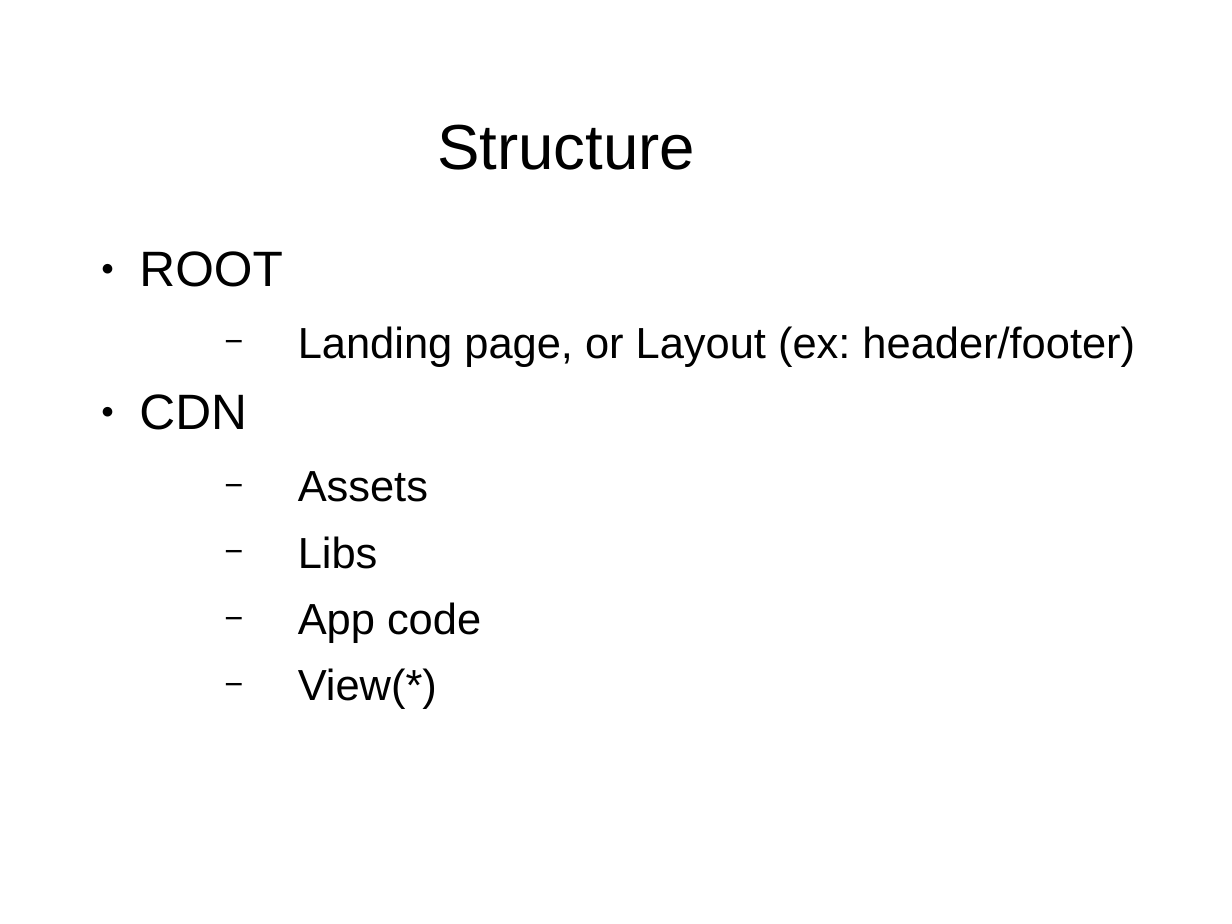
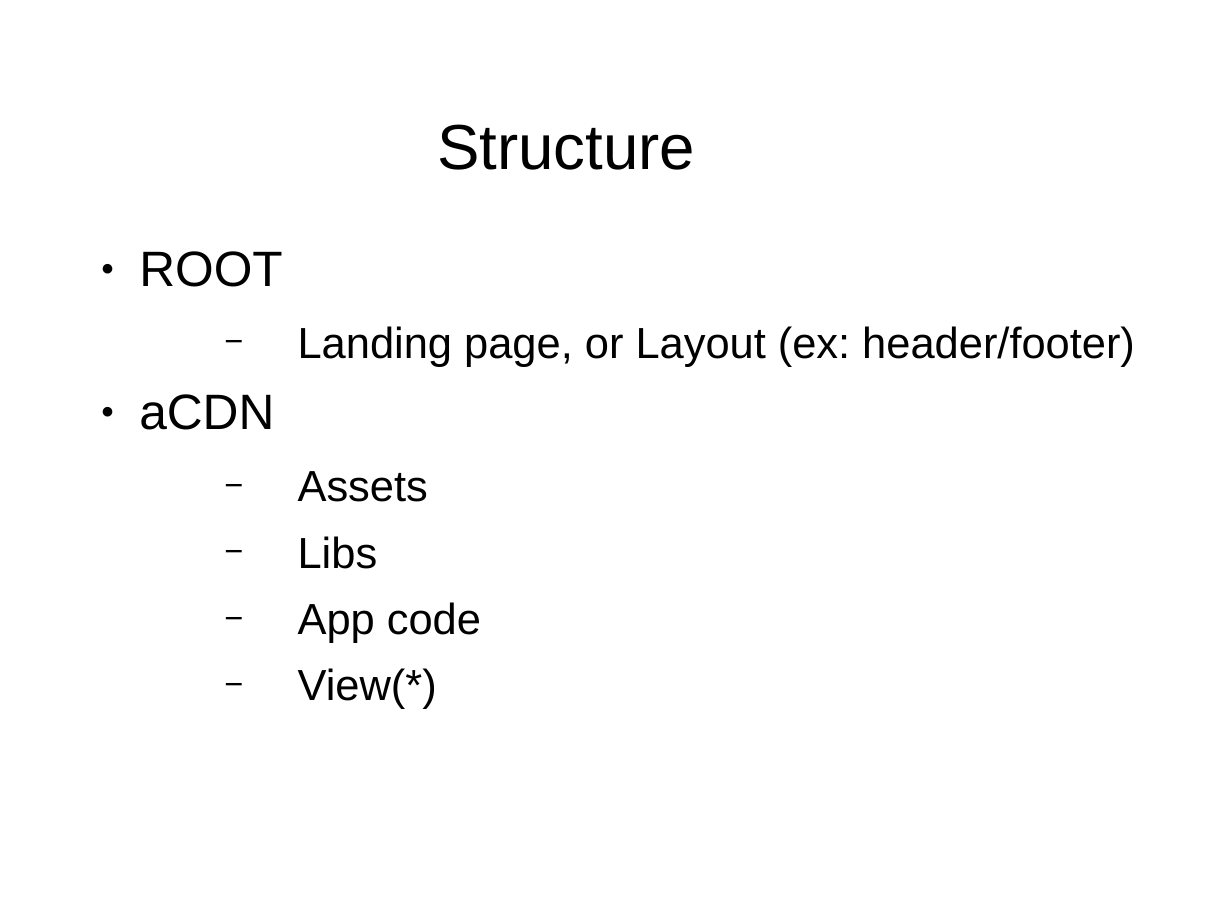
Before and after one commit to puppetMaster3/bikeSheding, a slide deck: slide 14 of training/1of2.ppt. Drawn at 1232x924 pixels with LibreOffice and Linux fonts; fonts in the diff are those of the drawing; background and template pictures are left out. Boxes give left, top, right and bottom in pixels: in the first picture for what was removed or moved away, otherwise in the second. Text is boxed around its words. In the diff, an @@ line names an element or a change of style, - is before the commit and + after.

```diff
--- a/training/1of2.ppt
+++ b/training/1of2.ppt
@@ text at [139,251,1135,709]: indent changed @@
@@ text at [139,394,274,430]: text changed @@
-● CDN
+● aCDN
```
Also in this commit, not shown: 19 other slides changed, 1 slide removed, 3 other files.
